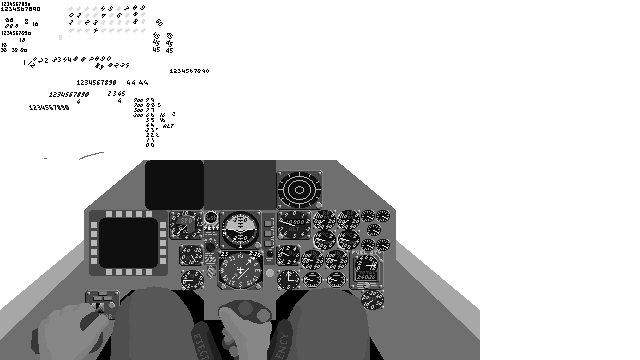
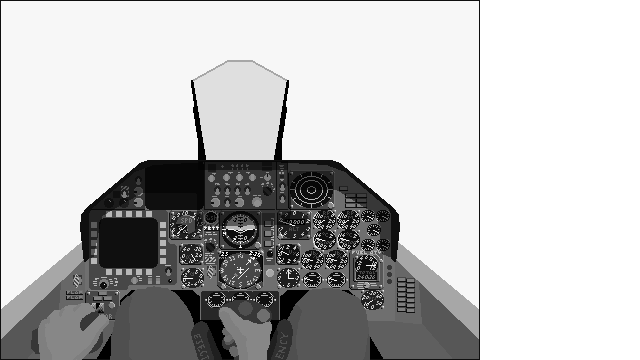
Layer changes from the first 640 x 360 image to the second:
added layer "F15C_Shadow #1" (multiply) in group "F15C" over [left=198, top=161, right=288, bottom=170]
painted on "F15C_Hood" over [left=0, top=0, right=480, bottom=360]
added layer "F15C_Shadow" (multiply) in group "F15C" over [left=85, top=161, right=396, bottom=259]
painted on "F15C_Frgr" over [left=93, top=160, right=294, bottom=289]
painted on "F15C_Bkgr" over [left=66, top=162, right=415, bottom=313]
painted on "F15C_Frame" over [left=1, top=160, right=480, bottom=360]
showed "Background" over [left=0, top=0, right=480, bottom=360]
